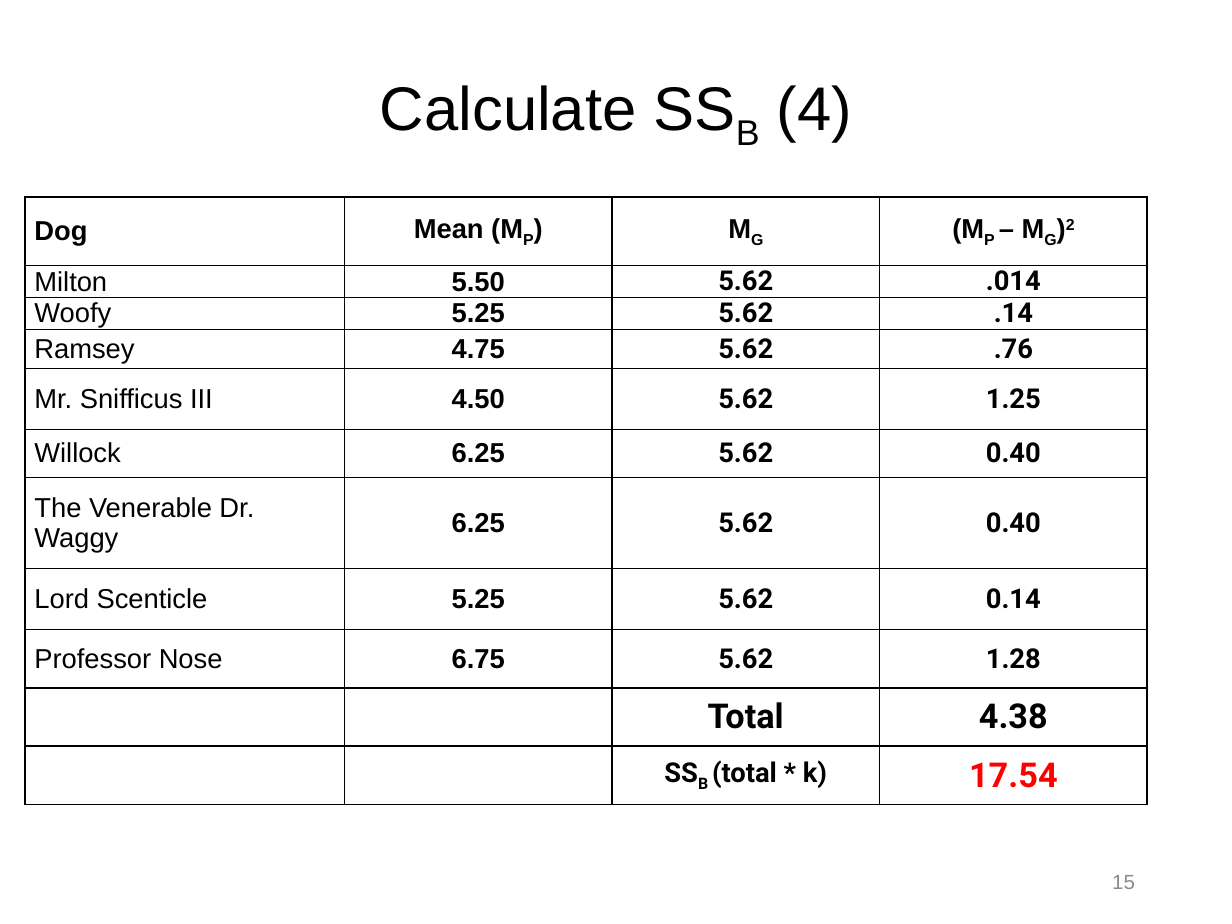
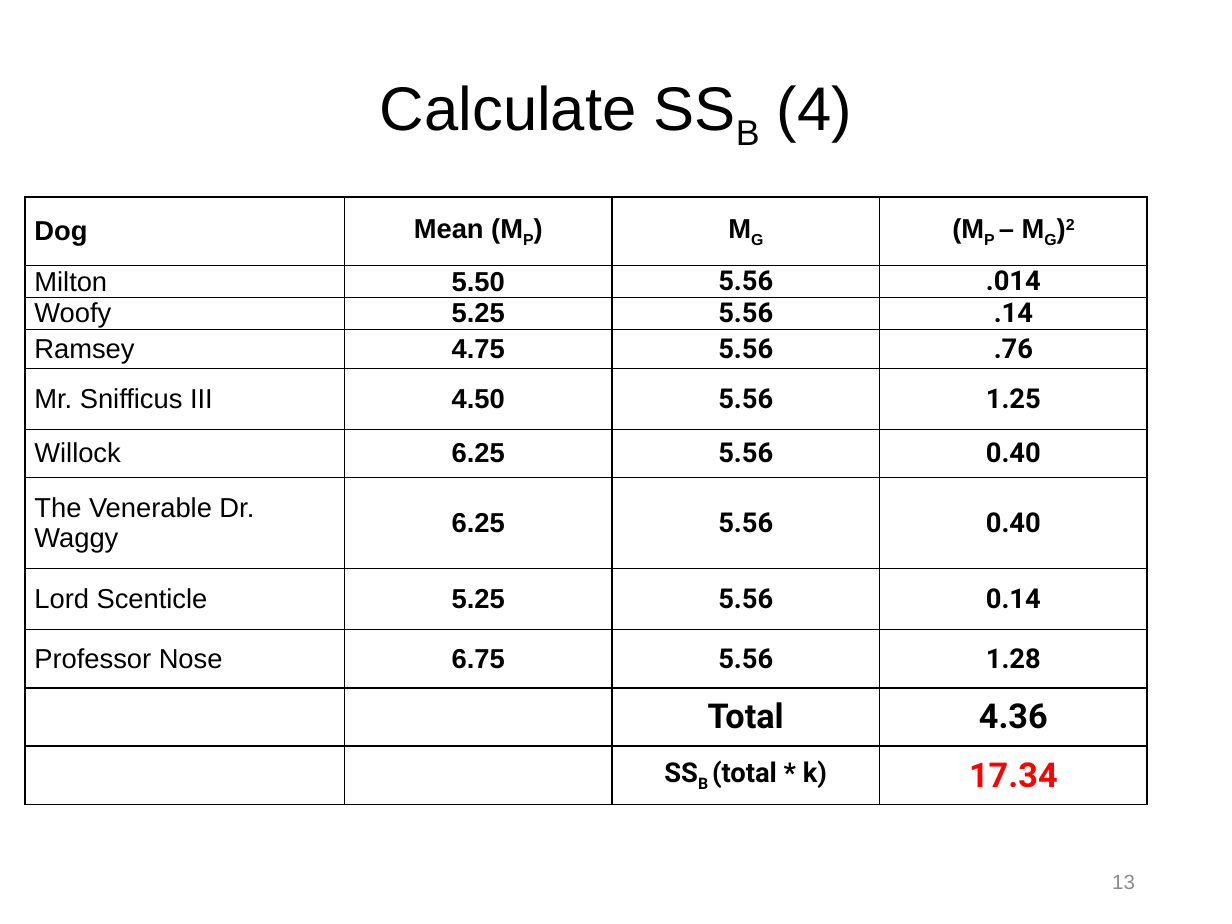
Before and after one commit to npm27/Teaching-Materials, a slide deck: slide 13 of Stats/Slides/6 Chapter 15 Slides.pptx (slide 15 before the commit). Drawn at 1232x924 pixels with LibreOffice and Linux fonts; fonts in the diff are those of the drawing. Boxes give left, top, right and bottom in pixels: in the first picture for what was removed or moved away, otherwise in the second. Text is boxed around its words. In the diff, an @@ line names an element or a change of style, - is before the commit and + after.

```diff
--- a/Stats/Slides/6 Chapter 15 Slides.pptx
+++ b/Stats/Slides/6 Chapter 15 Slides.pptx
@@ table at bbox=[25, 197, 1146, 807] @@
-row 2, column 3: 5.62
+row 2, column 3: 5.56
-row 3, column 3: 5.62
+row 3, column 3: 5.56
-row 4, column 3: 5.62
+row 4, column 3: 5.56
-row 5, column 3: 5.62
+row 5, column 3: 5.56
-row 6, column 3: 5.62
+row 6, column 3: 5.56
-row 7, column 3: 5.62
+row 7, column 3: 5.56
-row 8, column 3: 5.62
+row 8, column 3: 5.56
-row 9, column 3: 5.62
+row 9, column 3: 5.56
-row 10, column 4: 4.38
+row 10, column 4: 4.36
-row 11, column 4: 17.54
+row 11, column 4: 17.34
@@ page number at bbox=[1112, 875, 1135, 889]: text changed @@
-15
+13
```
Also in this commit, not shown: 8 other slides changed, 1 slide added, 3 slides removed.
